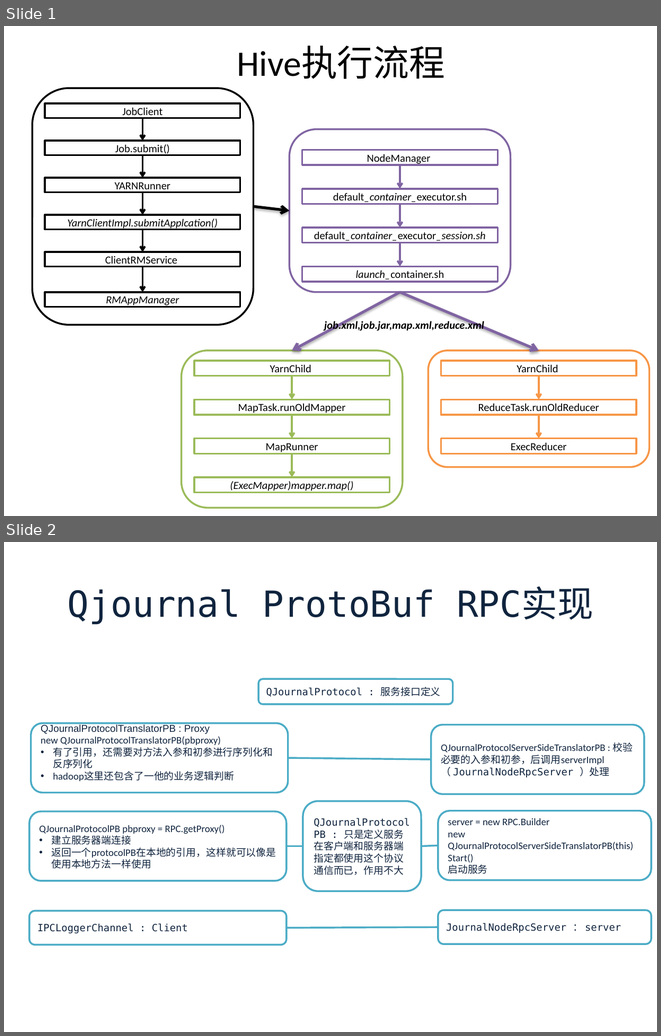
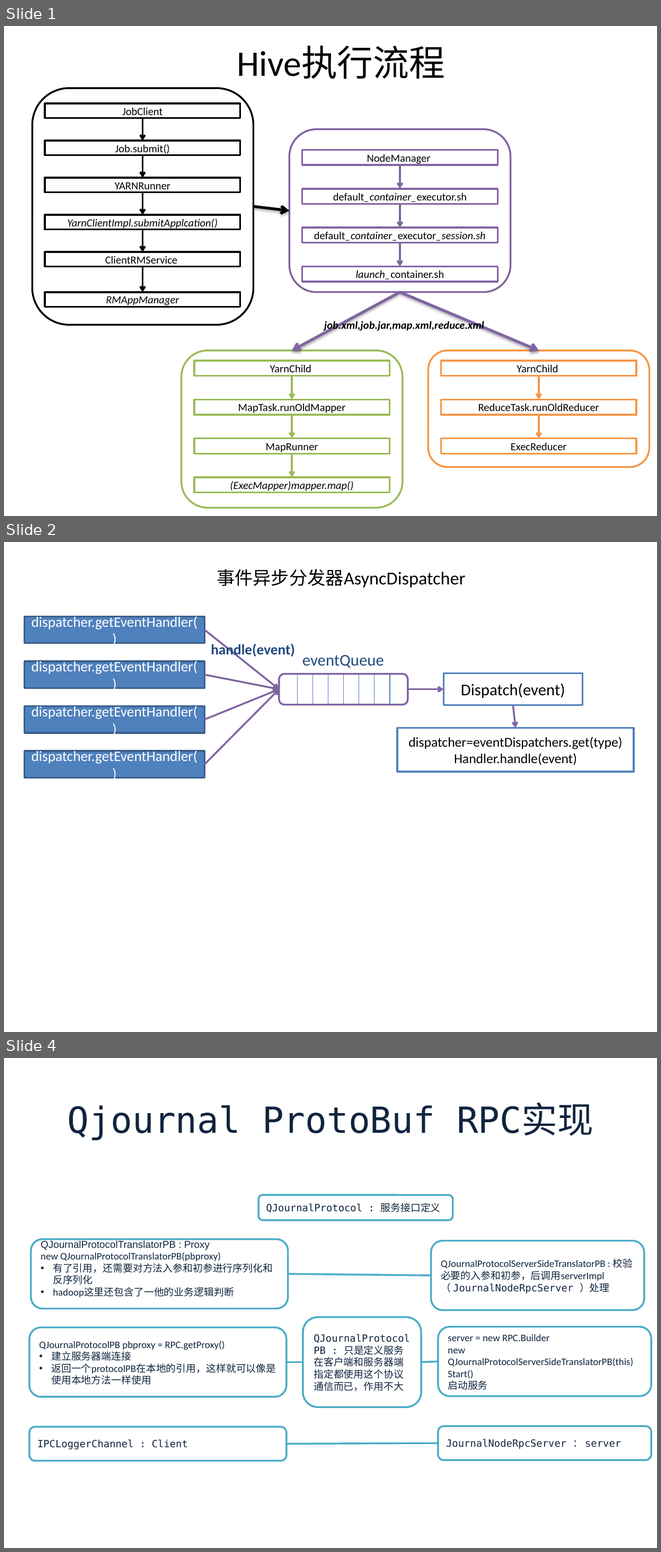
Before and after one commit to wankunde/attachment, a slide deck: Hadoop分析-自用.pptx. Shown one above the other, each under a label of ours: slides 1 and 2 before the commit, slides 1, 2 and 4 after it; the slides between them are not shown. The pictures are 661x1036 and 661x1552 pixels, drawn with LibreOffice and Linux fonts; fonts in the diff are those of the drawing. Boxes give left, top, right and bottom in pixels: in the first picture for what was removed or moved away, otherwise in the second. Text is boxed around its words. In the diff, an @@ line names an element or a change of style, - is before the commit and + after.

```diff
--- a/Hadoop分析-自用.pptx
+++ b/Hadoop分析-自用.pptx
@@ slide 2 added at (4,542,657,1032), background #FFFFFF @@
@@ title added at (217,569,466,588), 20 pt, text #000000 @@
+事件异步分发器AsyncDispatcher
@@ rectangle added at (24,616,204,643), fill #4F81BD, outline #3A5F8C 2 pt, 16 pt, text #FFFFFF @@
+dispatcher.getEventHandler()
@@ arrow added from (204, 629) to (279, 689), #8064A2 2 pt @@
@@ text added at (211,643,295,658), 16 pt, text #1F497D, bold @@
+handle(event)
@@ rectangle added at (24,661,204,688), fill #4F81BD, outline #3A5F8C 2 pt, 16 pt, text #FFFFFF @@
+dispatcher.getEventHandler()
@@ group added at (279,655,407,705): 7 lines, 1 rounded rectangle, 1 text @@
+eventQueue
@@ arrow added from (204, 674) to (279, 689), #8064A2 2 pt @@
@@ rectangle added at (443,673,583,705), fill #FFFFFF, outline #4F81BD 2 pt, 18 pt, text #000000 @@
+Dispatch(event)
@@ arrow added from (204, 720) to (279, 689), #8064A2 2 pt @@
@@ arrow added from (204, 764) to (279, 689), #8064A2 2 pt @@
@@ arrow added from (407, 689) to (443, 689), #8064A2 2 pt @@
@@ rectangle added at (24,706,204,733), fill #4F81BD, outline #3A5F8C 2 pt, 16 pt, text #FFFFFF @@
+dispatcher.getEventHandler()
@@ arrow added from (513, 705) to (515, 728), #8064A2 2 pt @@
@@ rectangle added at (397,728,634,771), fill #FFFFFF, outline #4F81BD 2 pt, 15 pt, text #000000 @@
+dispatcher=eventDispatchers.get(type)
+Handler.handle(event)
@@ rectangle added at (24,751,204,778), fill #4F81BD, outline #3A5F8C 2 pt, 16 pt, text #FFFFFF @@
+dispatcher.getEventHandler()
@@ what was slide 2 is now slide 4 @@
```
Also in this commit, not shown: 1 other slide added, 7 other files.
